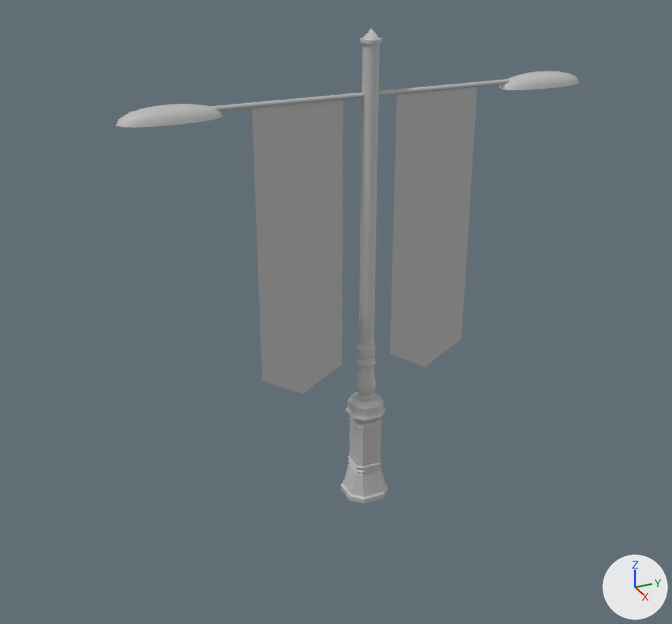
Renders of the FBX model Assets/Project/Meshes/SM_LightPole.fbx from each side of a commit.
Both versions are drawn from a 50 mm lens placed at (3.61, -1.79, 2.85), pointed at (-0.01, -0.16, 1.04). Arrows for +X, +Y and +Z are at lower right; the lights stay in place. Where no turn or scale is listed for an object, it has been applied to the vertices.

In view in the first picture: 'LightPole.030'.
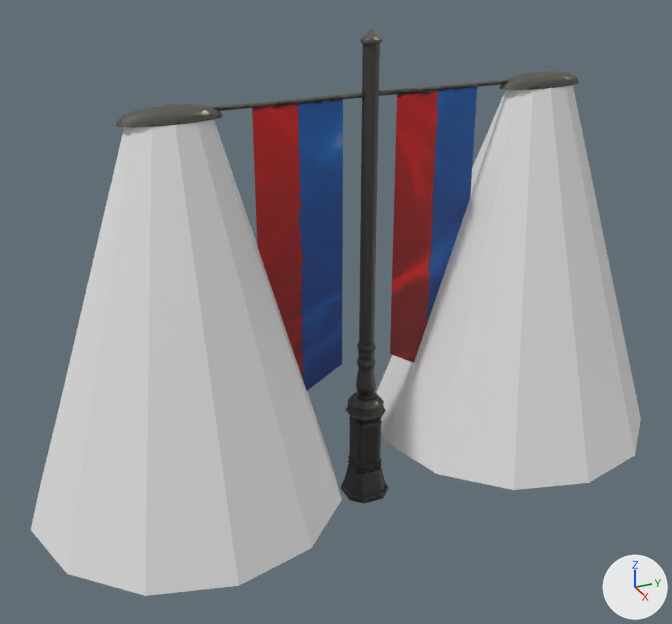
What differs and where, as boxes (x1, y1, x2, y2) in the pictures (672 x 624 px):
'FakeLight', added: after (31, 85, 641, 596)
part 1 of me_mesh_076, recoloured (grey to black): (341, 342, 388, 503) in both
part 2 of me_mesh_076, recoloured: (116, 104, 223, 127) in both
part 3 of me_mesh_076, recoloured: (499, 71, 579, 90) in both
part 4 of me_mesh_076, recoloured: (210, 28, 511, 111) in both
part 5 of me_mesh_076, recoloured: (252, 43, 477, 391) in both

Patch to the scene script:
```diff
--- a/Assets/Project/Meshes/SM_LightPole.fbx.py
+++ b/Assets/Project/Meshes/SM_LightPole.fbx.py
@@ img_props_mat_bc_png @@
+img_props_mat_bc_png = load_image('Props_Mat_BC.png', '../Textures/Props_Mat_BC.png', 1024, 1024, 'sRGB')
@@ mat_light_001 @@
+mat_light_001 = principled_material('Light.001')
+mat_light_001.base_color = (0.8, 0.8, 0.8)  # white #e7e7e7
@@ mat_trashcan @@
+mat_trashcan = principled_material('Trashcan')
+mat_trashcan.texture = img_props_mat_bc_png
+mat_trashcan.roughness = 0.553
@@ mat_material @@
+mat_material = principled_material('Material')
+mat_material.base_color = (0.8, 0.8, 0.8)  # white #e7e7e7
@@ me_mesh_076 @@
 me_mesh_076.from_pydata(...)  # 513 vertices, 500 faces; spans x -0.11..0.11, y -1.1..1.1, z 0.0..2.31
 # used by ob_lightpole_030; location = (0.0, 0.0, 0.0)
+# me_mesh_076 part 1: all 320 faces centred in x -0.11..0.11, y -0.11..0.11, z 0.01..0.85 switch from mat_props_mat_001 (grey #bcbcbc) to mat_trashcan (picture img_props_mat_bc_png)
+# me_mesh_076 part 2: all 48 faces centred in x -0.08..0.08, y -1.08..-0.68, z 2.02..2.07 switch from mat_props_mat_001 (grey #bcbcbc) to mat_trashcan (picture img_props_mat_bc_png)
+# me_mesh_076 part 3: all 48 faces centred in x -0.08..0.08, y 0.68..1.08, z 2.02..2.07 switch from mat_props_mat_001 (grey #bcbcbc) to mat_trashcan (picture img_props_mat_bc_png)
+# me_mesh_076 part 4: all 40 faces centred in x -0.04..0.04, y -0.04..0.04, z 2.03..2.29 switch from mat_props_mat_001 (grey #bcbcbc) to mat_trashcan (picture img_props_mat_bc_png)
+# me_mesh_076 part 5: all 12 faces centred in x -0.03..0.03, y -0.44..0.44, z 1.37..1.55 switch from mat_props_mat_001 (grey #bcbcbc) to mat_trashcan (picture img_props_mat_bc_png)
+me_mesh_076.materials.append(mat_light_001)  # white #e7e7e7
@@ me_mesh_163 @@
+me_mesh_163.from_pydata(...)  # 48 vertices, 24 faces; spans x -0.74..0.71, y -1.64..1.57, z 0.25..2.01
+me_mesh_163.materials.append(mat_material)  # white #e7e7e7
@@ ob_fakelight @@
+ob_fakelight = bpy.data.objects.new('FakeLight', me_mesh_163)
+ob_fakelight.location = (0.0, 0.0, 0.0)
```
